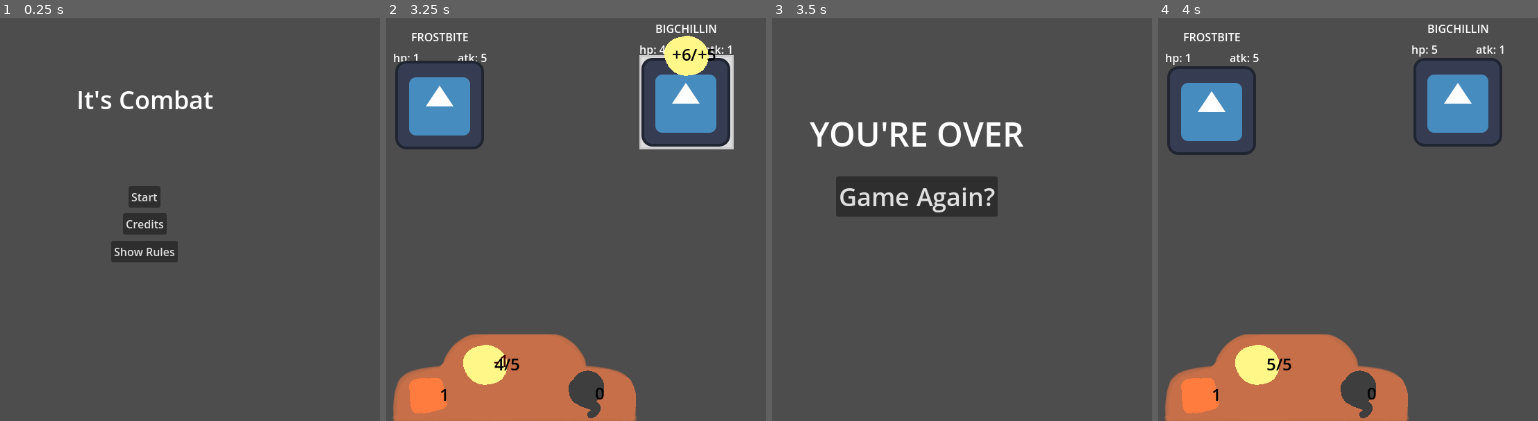
Above: before the commit, frames 1-4 (left to right).
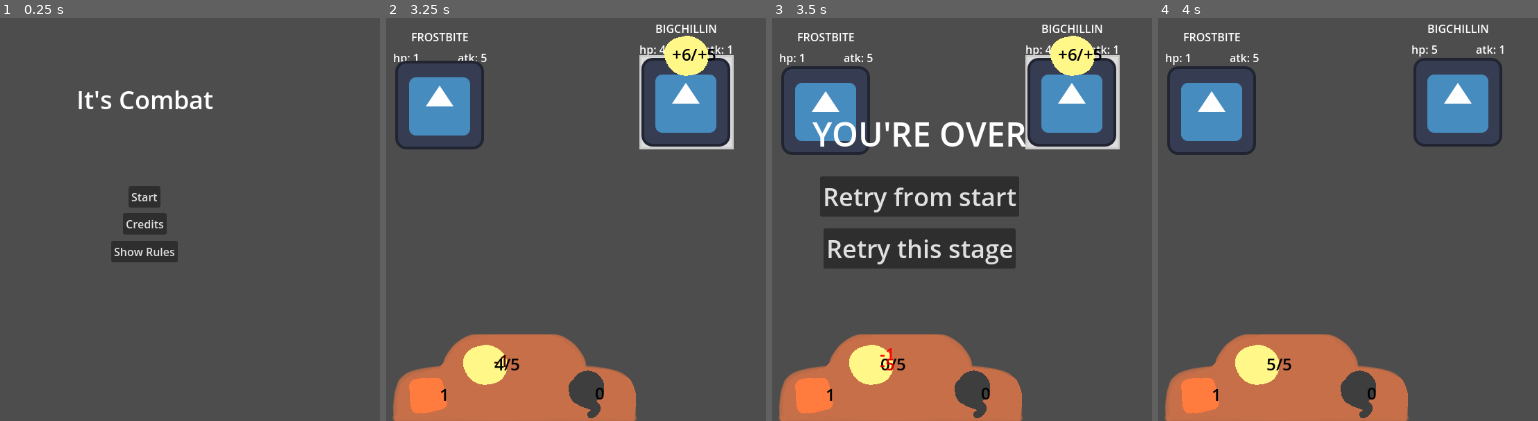
Above: after the commit, the same moments.

Repository: alex-mike-mark-again/godot-combat
Game: Godot game, scene res://main_menu.tscn
Two runs of this game, one before a commit and one after it. Both use one fixed random seed, a clock stepped at 60 frames per second and the inputs below. The engine's default icon, where the game draws it, is replaced by a stand-in: a white triangle on a blue panel in a dark square.
Inputs (mouse positions are in pixels of both pictures, inside the frame that each line leads up to):
- Up to frame 1 (0.25 s): no input
- Up to frame 2 (3.25 s): click "Start" at 0.5 s; click (686, 102) at 1.27 s; click (686, 102) at 2.02 s; click (686, 86) at 2.77 s
- Up to frame 3 (3.5 s): no input
- Up to frame 4 (4 s): click "Game Again?" (after the commit: "Retry from start") at 3.5 s

Frames 1-2 are identical in both runs. In frame 3, 27% of the frame differs, in the area x 1-92%, y 1-100%; in frame 4, nothing differs.

Commit message:
Adds ability to restart from a particular stage.

Diff:
--- a/battle_manager.gd
+++ b/battle_manager.gd
@@ -1,13 +1,17 @@
 extends Node
+class_name BattleManager
 
 var selected = null
 var enemies
-var player
+var prevPlayerStats
 var globals
 var currentTroop
 var battleCount = 0
 var turnsTaken = 0
 var clickOn = true
+@export var gameOver: Node
+@export var player: Node
+
 
 @export var troops = [
 #	"res://troops/three_dudes.tscn",
@@ -19,9 +23,8 @@
 ]
 
 func _ready():
+	globals = get_node("/root/Globals")
 	advance_to_next_stage()
-	player = get_node("../Player")
-	globals = get_node("/root/Globals")
 
 func on_select(e):
 	if !clickOn:
@@ -51,7 +54,7 @@
 
 func _check_end_of_battle():
 	if player.dead:
-		get_tree().change_scene_to_file("res://game_over.tscn")
+		gameOver.show()
 
 	if _player_win():
 		player.on_victory()
@@ -76,6 +79,8 @@
 
 func advance_to_next_stage():
 	# get rid of defeated troop
+	prevPlayerStats = player.get_stats()
+
 	if currentTroop:
 		remove_child(currentTroop)
 		currentTroop.queue_free()
@@ -93,3 +98,11 @@
 		return true
 	else:
 		return false
+
+
+func retry():
+	player.set_stats(prevPlayerStats)
+	player.dead = false
+	player._update_displays({})
+	battleCount-=1
+	advance_to_next_stage()
--- a/battler.gd
+++ b/battler.gd
@@ -58,3 +58,17 @@
 		"hp": -buff.hp,
 		"rdc": -buff.rdc
 	})
+
+func get_stats():
+	return {
+		"atk": atk,
+		"maxHp": maxHp,
+		"hp": hp,
+		"rdc": rdc
+	}
+
+func set_stats(stats):
+	atk = stats.atk
+	maxHp = stats.maxHp
+	hp = stats.hp
+	rdc = stats.rdc
--- a/game_over.tscn
+++ b/game_over.tscn
@@ -39,6 +39,23 @@
 grow_horizontal = 2
 grow_vertical = 2
 theme_override_font_sizes/font_size = 36
-text = "Game Again?"
+text = "Retry from start"
+
+[node name="Button2" type="Button" parent="."]
+layout_mode = 1
+anchors_preset = 8
+anchor_left = 0.5
+anchor_top = 0.5
+anchor_right = 0.5
+anchor_bottom = 0.5
+offset_left = -116.0
+offset_top = 46.0
+offset_right = 117.0
+offset_bottom = 104.0
+grow_horizontal = 2
+grow_vertical = 2
+theme_override_font_sizes/font_size = 36
+text = "Retry this stage"
 
 [connection signal="pressed" from="Button" to="." method="_on_button_pressed"]
+[connection signal="pressed" from="Button2" to="." method="_on_button_2_pressed"]
--- a/game_over_screen.gd
+++ b/game_over_screen.gd
@@ -1,5 +1,11 @@
 extends Control
 
+@export var battle_manager: BattleManager
 
 func _on_button_pressed():
-	get_tree().change_scene_to_file("res://main.tscn")
+    get_tree().change_scene_to_file("res://main.tscn")
+
+
+func _on_button_2_pressed():
+    battle_manager.retry()
+    hide()
--- a/main.tscn
+++ b/main.tscn
@@ -1,19 +1,31 @@
-[gd_scene load_steps=3 format=3 uid="uid://n6rnysidrtdr"]
+[gd_scene load_steps=4 format=3 uid="uid://n6rnysidrtdr"]
 
+[ext_resource type="PackedScene" uid="uid://m54xv0p7docx" path="res://game_over.tscn" id="1_01dvc"]
 [ext_resource type="PackedScene" uid="uid://d4fksgdv4turk" path="res://player.tscn" id="2_ie8iv"]
 [ext_resource type="Script" path="res://battle_manager.gd" id="4_qqxit"]
 
 [node name="Main" type="Node2D"]
 
-[node name="BattleManager" type="Node" parent="."]
+[node name="BattleManager" type="Node" parent="." node_paths=PackedStringArray("gameOver", "player")]
 script = ExtResource("4_qqxit")
+gameOver = NodePath("game_over")
+player = NodePath("Player")
 
-[node name="Player" parent="." instance=ExtResource("2_ie8iv")]
+[node name="game_over" parent="BattleManager" node_paths=PackedStringArray("battle_manager") instance=ExtResource("1_01dvc")]
+visible = false
+z_index = 1
+anchors_preset = -1
+offset_left = 4.0
+offset_right = 4.0
+battle_manager = NodePath("..")
+
+[node name="Player" parent="BattleManager" instance=ExtResource("2_ie8iv")]
+z_index = 0
 anchors_preset = 2
 anchor_top = 1.0
 anchor_bottom = 1.0
 offset_left = 560.0
-offset_top = 588.0
+offset_top = -60.0
 offset_right = 560.0
-offset_bottom = 588.0
+offset_bottom = -60.0
 grow_vertical = 0
